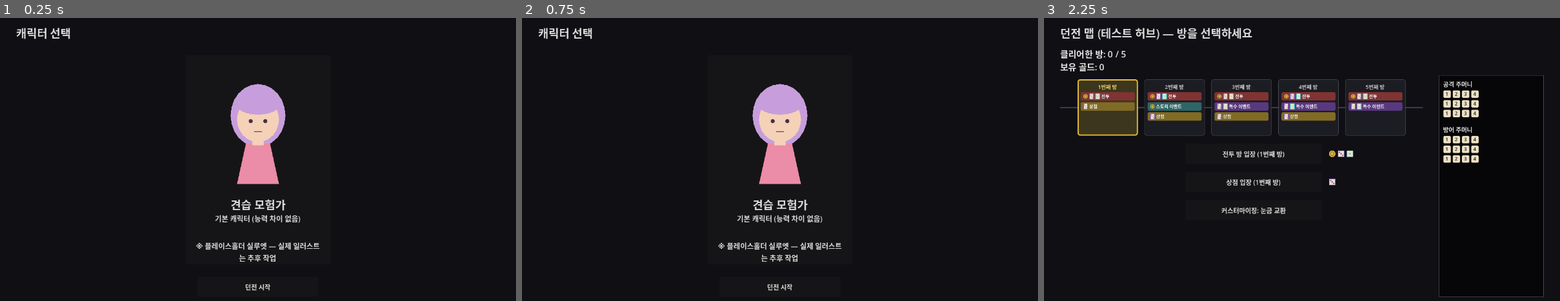
Above: before the commit, frames 1-3 (left to right).
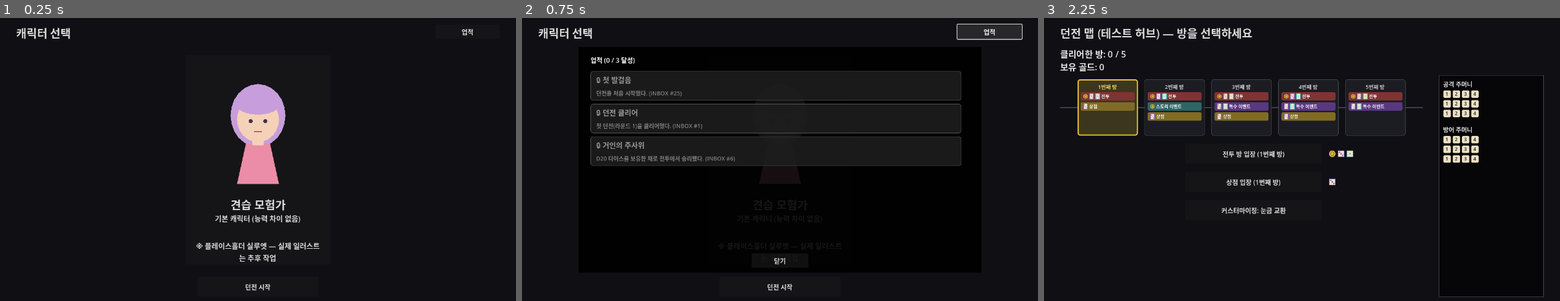
Above: after the commit, the same moments.

Repository: YGseok/ProjectD
Game: Godot game, scene res://code/scenes/character_select.tscn
Same seed, same stepped clock (60 frames per second), same inputs: the game is played once before the commit and once after it.
Inputs (mouse positions are in pixels of both pictures, inside the frame that each line leads up to):
- Up to frame 1 (0.25 s): no input
- Up to frame 2 (0.75 s): click (991, 32) at 0.5 s, where only the run after the commit has a clickable "업적"
- Up to frame 3 (2.25 s): click (1302, 261) at 1.25 s, where only the run after the commit has a clickable "닫기"; click "던전 시작" at 2 s

The runs differ from the first frame. In frame 1, less than 0.1% of the frame differs, in the area x 89-92%, y 3-7%; in frame 2, 6.3%, in the area x 13-97%, y 2-88%; in frame 3, nothing differs.

Commit message:
feat: 업적 시스템 골격 추가 (저장/추적/UI) + 업적 3종 시범 등록
INBOX.md [대형 기획 3] "업적 시스템 추가"에 대해, 세션 지침("30종처럼 목록이
긴 항목은 시스템 먼저 만들고 몇 개씩 나눠서 추가")을 따라 시스템 골격만 착수.

- AchievementManager(Autoload): user://achievements.json에 해금 상태를 영구
  저장(RunState.reset_run()과 무관하게 유지). unlock/is_unlocked/
  get_all_for_display API 제공.
- AchievementPanel: 잠금/해금 카드 목록을 보여주는 view-only 오버레이
  (deck_panel.gd/customize_panel.gd와 같은 스크립트-only Control 패턴).
  character_select.tscn에 "업적" 버튼으로 연결.
- 서로 다른 3개의 후킹 지점(캐릭터 선택 버튼 / 던전 클리어 판정 / 전투 승리
  판정)을 검증하기 위해 업적 3종만 등록: 첫 발걸음(#25), 던전 클리어(#1),
  거인의 주사위=D20 보유 승리(#6).
- dice_test.gd에 신규 회귀 검증 7종 추가 (85개 항목 전체 PASS).

나머지 27종 업적과 [대형 기획 1](캐릭터 4종)/[대형 기획 2](보스+3라운드)는
STATUS.md 다음 할 일 큐 13/14/15번에 착수 조각을 나눠서 남김.

Co-Authored-By: Claude Sonnet 5 <noreply@anthropic.com>

Diff:
--- /dev/null
+++ b/code/scenes/achievement_panel.gd
@@ -0,0 +1,126 @@
+class_name AchievementPanel
+extends Control
+## 업적 목록을 보여주는 오버레이 (INBOX.md 2026-09-09 "[대형 기획 3] 업적 시스템").
+##
+## AchievementManager(Autoload)가 들고 있는 정의/해금 상태를 그대로 읽어 보여주기만
+## 하는 view-only 패널 — customize_panel.gd/deck_panel.gd와 같은 "스크립트 하나로
+## 완결된 Control, 별도 .tscn 불필요" 패턴을 따른다. 아무 씬에나 Control 노드를 만들고
+## 이 스크립트만 붙이면 동작한다.
+
+signal closed
+
+var _ui: Array[Node] = []
+
+
+func _ready() -> void:
+	visible = false
+	set_anchors_preset(Control.PRESET_FULL_RECT)
+	mouse_filter = Control.MOUSE_FILTER_STOP
+
+
+func open() -> void:
+	visible = true
+	_rebuild()
+
+
+func close() -> void:
+	_clear_ui()
+	visible = false
+	closed.emit()
+
+
+func _clear_ui() -> void:
+	for node in _ui:
+		node.queue_free()
+	_ui.clear()
+
+
+func _rebuild() -> void:
+	_clear_ui()
+
+	var bg := ColorRect.new()
+	bg.color = Color(0, 0, 0, 0.9)
+	bg.position = Vector2(140, 80)
+	bg.size = Vector2(1000, 560)
+	add_child(bg)
+	_ui.append(bg)
+
+	var entries := AchievementManager.get_all_for_display()
+	var unlocked_count := 0
+	for e in entries:
+		if e.unlocked:
+			unlocked_count += 1
+
+	var title := Label.new()
+	title.text = "업적 (%d / %d 달성)" % [unlocked_count, entries.size()]
+	title.position = Vector2(170, 100)
+	title.size = Vector2(940, 30)
+	add_child(title)
+	_ui.append(title)
+
+	var scroll := ScrollContainer.new()
+	scroll.position = Vector2(170, 140)
+	scroll.size = Vector2(940, 440)
+	add_child(scroll)
+	_ui.append(scroll)
+
+	var list := VBoxContainer.new()
+	list.custom_minimum_size = Vector2(920, 0)
+	list.add_theme_constant_override("separation", 8)
+	scroll.add_child(list)
+
+	for e in entries:
+		list.add_child(_make_row(e))
+
+	var close_button := Button.new()
+	close_button.text = "닫기"
+	close_button.position = Vector2(570, 592)
+	close_button.size = Vector2(140, 36)
+	close_button.pressed.connect(close)
+	add_child(close_button)
+	_ui.append(close_button)
+
+
+func _make_row(entry: Dictionary) -> Control:
+	var row := PanelContainer.new()
+	row.custom_minimum_size = Vector2(920, 60)
+
+	var style := StyleBoxFlat.new()
+	style.content_margin_left = 14
+	style.content_margin_top = 8
+	style.content_margin_right = 14
+	style.content_margin_bottom = 8
+	style.set_corner_radius_all(6)
+	if entry.unlocked:
+		style.bg_color = Color(0.25, 0.2, 0.05, 0.85)
+		style.border_width_left = 2
+		style.border_width_top = 2
+		style.border_width_right = 2
+		style.border_width_bottom = 2
+		style.border_color = Color(0.85, 0.68, 0.25)
+	else:
+		style.bg_color = Color(0.12, 0.12, 0.12, 0.85)
+		style.border_width_left = 1
+		style.border_width_top = 1
+		style.border_width_right = 1
+		style.border_width_bottom = 1
+		style.border_color = Color(0.35, 0.35, 0.35)
+	row.add_theme_stylebox_override("panel", style)
+
+	var vbox := VBoxContainer.new()
+	vbox.add_theme_constant_override("separation", 2)
+	row.add_child(vbox)
+
+	var title := Label.new()
+	title.text = ("★ " if entry.unlocked else "🔒 ") + entry.title
+	title.add_theme_font_size_override("font_size", 18)
+	title.add_theme_color_override("font_color", Color(0.95, 0.85, 0.5) if entry.unlocked else Color(0.6, 0.6, 0.6))
+	vbox.add_child(title)
+
+	var desc := Label.new()
+	desc.text = entry.desc
+	desc.add_theme_font_size_override("font_size", 14)
+	desc.add_theme_color_override("font_color", Color(0.8, 0.8, 0.8) if entry.unlocked else Color(0.5, 0.5, 0.5))
+	vbox.add_child(desc)
+
+	return row
--- a/code/scenes/character_select.gd
+++ b/code/scenes/character_select.gd
@@ -12,17 +12,38 @@
 ## RunState.reset_run()으로 새 런 시작 -> dungeon_map.tscn.
 
 @onready var start_button: Button = $StartButton
+@onready var achievement_button: Button = $AchievementButton
+@onready var achievement_panel: AchievementPanel = $AchievementPanel
 
 
 func _ready() -> void:
 	start_button.pressed.connect(_on_start_pressed)
+	achievement_button.pressed.connect(_on_achievement_pressed)
 
 
 func _on_start_pressed() -> void:
+	# INBOX.md [대형 기획 3] 업적 #25 "첫 런 시작" — 던전 시작 버튼을 누른 시점이
+	# 가장 확실한 트리거 지점(캐릭터가 몇 종으로 늘어나도 항상 이 버튼을 거쳐감).
+	AchievementManager.unlock("first_run_start")
 	RunState.reset_run()
 	get_tree().change_scene_to_file("res://code/scenes/dungeon_map.tscn")
+
+
+func _on_achievement_pressed() -> void:
+	if achievement_panel.visible:
+		achievement_panel.close()
+	else:
+		achievement_panel.open()
 
 
 ## QA 전용: 클릭을 흉내낼 수 없는 자동 스크린샷에서 버튼 동작을 검증하기 위한 래퍼.
 func _debug_start_run() -> void:
 	_on_start_pressed()
+
+
+## QA 전용: 이전 QA 실행에서 남은 해금 상태가 섞이지 않도록 초기화한 뒤, 업적 하나를
+## 미리 해금해 "잠김/해금" 두 상태가 동시에 보이는 화면을 스크린샷으로 검증한다.
+func _debug_show_achievements() -> void:
+	AchievementManager._debug_reset_for_qa()
+	AchievementManager.unlock("first_run_start")
+	achievement_panel.open()
--- a/code/scenes/character_select.tscn
+++ b/code/scenes/character_select.tscn
@@ -1,7 +1,8 @@
-[gd_scene load_steps=5 format=3 uid="uid://qa_character_select"]
+[gd_scene load_steps=6 format=3 uid="uid://qa_character_select"]
 
 [ext_resource type="Script" path="res://code/scenes/character_select.gd" id="1_script"]
 [ext_resource type="Script" path="res://code/scenes/character_portrait_placeholder.gd" id="2_portrait"]
+[ext_resource type="Script" path="res://code/scenes/achievement_panel.gd" id="3_achievements"]
 
 [sub_resource type="LabelSettings" id="LabelSettings_title"]
 font_size = 28
@@ -72,3 +73,13 @@
 offset_right = 790.0
 offset_bottom = 700.0
 text = "던전 시작"
+
+[node name="AchievementButton" type="Button" parent="."]
+offset_left = 1080.0
+offset_top = 24.0
+offset_right = 1240.0
+offset_bottom = 60.0
+text = "업적"
+
+[node name="AchievementPanel" type="Control" parent="."]
+script = ExtResource("3_achievements")
--- a/code/scenes/combat_test.gd
+++ b/code/scenes/combat_test.gd
@@ -368,6 +368,12 @@
 		battle_over = true
 		player_won = true
 		turn_label.text = "승리! (몬스터 처치)"
+		# INBOX.md [대형 기획 3] 업적 #6 "D20 다이스를 보유한 채로 전투 승리". D20 다이스는
+		# faces 배열 크기가 20인 다이스로 판별한다(표준 다이스는 add_die(sides)로 만들어져
+		# faces.size() == sides가 항상 성립 — force_fixed_value() 등으로 면 값이 바뀌어도
+		# 면 "개수" 자체는 그대로임).
+		if _bag_has_d20(RunState.player_attack_bag) or _bag_has_d20(RunState.player_defense_bag):
+			AchievementManager.unlock("win_with_d20")
 		var gold_gain := GOLD_REWARD_BASE + RunState.rooms_cleared * GOLD_REWARD_PER_ROOM
 		RunState.gold += gold_gain
 		_append_log("골드 획득: +%d (보유 %d)" % [gold_gain, RunState.gold])
@@ -548,6 +554,15 @@
 	while _log_lines.size() > MAX_LOG_LINES:
 		_log_lines.pop_front()
 	log_label.text = "\n".join(_log_lines)
+
+
+## AchievementManager 업적 "win_with_d20" 판정용. bag 안에 면 20개짜리 다이스가
+## 하나라도 있으면 true.
+func _bag_has_d20(bag: DiceBag) -> bool:
+	for faces in bag.dice:
+		if faces.size() == 20:
+			return true
+	return false
 
 
 ## event.gd의 _on_pick_pressed/_apply_pick(이터레이션 46)와 같은 이유로 이중 실행
--- a/code/scenes/dice_test.gd
+++ b/code/scenes/dice_test.gd
@@ -119,6 +119,10 @@
 	lines.append("")
 	lines.append("[전투 승리 보상 이중 적용 방지 검증: combat_test.gd _apply_reward_choice]")
 	all_pass = _check_combat_double_reward_guard(lines) and all_pass
+
+	lines.append("")
+	lines.append("[업적 시스템 검증: achievement_manager.gd AchievementManager / combat_test.gd _bag_has_d20]")
+	all_pass = _check_achievement_manager(lines) and all_pass
 
 	lines.append("")
 	lines.append("결과: %s" % ("PASS" if all_pass else "FAIL"))
@@ -1140,6 +1144,81 @@
 	return ok
 
 
+## achievement_manager.gd(AchievementManager Autoload)의 저장/해금/조회 API와
+## combat_test.gd의 _bag_has_d20(win_with_d20 업적 판정용 헬퍼)를 검증한다.
+## _debug_reset_for_qa()로 시작/끝에 저장 파일을 초기화해 이 테스트가 실제 플레이
+## 상태나 다른 QA 실행 결과와 섞이지 않게 한다.
+func _check_achievement_manager(lines: PackedStringArray) -> bool:
+	var ok := true
+
+	AchievementManager._debug_reset_for_qa()
+
+	var unknown_result: bool = AchievementManager.unlock("no_such_id")
+	var unknown_ok := not unknown_result
+	ok = unknown_ok and ok
+	lines.append("  정의되지 않은 id 해금 시도: result=%s (기대 false) -> %s" % [
+		unknown_result, "OK" if unknown_ok else "FAIL"
+	])
+
+	var before_unlock: bool = AchievementManager.is_unlocked("first_run_start")
+	var before_ok := not before_unlock
+	ok = before_ok and ok
+	lines.append("  초기화 직후 is_unlocked(first_run_start): %s (기대 false) -> %s" % [
+		before_unlock, "OK" if before_ok else "FAIL"
+	])
+
+	var first_unlock: bool = AchievementManager.unlock("first_run_start")
+	var first_ok := first_unlock and AchievementManager.is_unlocked("first_run_start")
+	ok = first_ok and ok
+	lines.append("  최초 해금: unlock()=%s is_unlocked()=%s (기대 true, true) -> %s" % [
+		first_unlock, AchievementManager.is_unlocked("first_run_start"), "OK" if first_ok else "FAIL"
+	])
+
+	var second_unlock: bool = AchievementManager.unlock("first_run_start")
+	var idempotent_ok := not second_unlock
+	ok = idempotent_ok and ok
+	lines.append("  같은 id 재해금 시도(멱등성): result=%s (기대 false, 중복 저장 방지) -> %s" % [
+		second_unlock, "OK" if idempotent_ok else "FAIL"
+	])
+
+	var display: Array = AchievementManager.get_all_for_display()
+	var display_ok := display.size() == AchievementManager.DEFINITIONS.size()
+	for e in display:
+		if e.id == "first_run_start":
+			display_ok = display_ok and e.unlocked
+		else:
+			display_ok = display_ok and not e.unlocked
+	ok = display_ok and ok
+	lines.append("  get_all_for_display(): 항목 %d개, first_run_start만 unlocked=true -> %s" % [
+		display.size(), "OK" if display_ok else "FAIL"
+	])
+
+	AchievementManager._debug_reset_for_qa()
+
+	var combat_script := load("res://code/scenes/combat_test.gd")
+	var combat = combat_script.new()
+
+	var bag_with_d20 := DiceBag.new(4, 3)
+	bag_with_d20.add_die(20)
+	var has_d20: bool = combat._bag_has_d20(bag_with_d20)
+	var has_d20_ok := has_d20
+	ok = has_d20_ok and ok
+	lines.append("  _bag_has_d20(D4x3 + D20 1개): %s (기대 true) -> %s" % [
+		has_d20, "OK" if has_d20_ok else "FAIL"
+	])
+
+	var bag_without_d20 := DiceBag.new(4, 3)
+	var no_d20: bool = combat._bag_has_d20(bag_without_d20)
+	var no_d20_ok := not no_d20
+	ok = no_d20_ok and ok
+	lines.append("  _bag_has_d20(D4x3만): %s (기대 false) -> %s" % [
+		no_d20, "OK" if no_d20_ok else "FAIL"
+	])
+
+	combat.free()
+	return ok
+
+
 ## customize_panel.gd의 _on_face_chosen(bag, die_index, face_index, pip_index)는
 ## _show_face_picker()가 만든 면 버튼의 pressed 핸들러다. _clear_ui()가 쓰는
 ## queue_free()는 그 프레임이 끝나야 실제로 노드를 지우므로, 같은 버튼이 더블클릭 등
--- a/code/scenes/dungeon_map.gd
+++ b/code/scenes/dungeon_map.gd
@@ -162,6 +162,10 @@
 func _update_labels() -> void:
 	gold_label.text = "보유 골드: %d" % RunState.gold
 	if RunState.is_run_complete():
+		# INBOX.md [대형 기획 3] 업적 #1 "라운드 1(첫 던전) 클리어". _update_labels()가
+		# 매번 다시 그릴 때마다 불려도 unlock()이 멱등(이미 해금됐으면 아무 일도 안 함)
+		# 이라 안전하다.
+		AchievementManager.unlock("round1_clear")
 		rooms_cleared_label.text = "던전 클리어! (%d / %d 방 격파)" % [RunState.rooms_cleared, RunState.TOTAL_ROOMS]
 		enter_combat_button.text = "새 런 시작"
 		enter_shop_button.hide()
--- /dev/null
+++ b/code/systems/achievement_manager.gd
@@ -0,0 +1,107 @@
+extends Node
+## 업적 시스템 골격 (INBOX.md 2026-09-09 "[대형 기획 3] 업적 시스템 추가").
+##
+## 사용자가 30종 업적 아이디어를 한 번에 제안했지만, 최상위 세션 지침("업적 30종처럼
+## 목록이 긴 항목은 시스템(저장/추적/UI) 먼저 만들고 업적 몇 개씩 나눠서 추가")에 따라
+## 이번 이터레이션은 골격만 완성한다: 영구 저장(런/씬 전환과 무관하게 유지), 해금 판정
+## API, 목록 조회 API. RunState는 새 런을 시작하면 reset_run()으로 초기화되지만, 업적은
+## "게임을 껐다 켜도, 런을 몇 번을 다시 시작해도 유지"돼야 하므로 RunState가 아니라
+## 별도 Autoload + user://achievements.json 저장을 쓴다.
+##
+## 이번에 실제로 등록한 업적은 서로 다른 3개의 후킹 지점(캐릭터 선택 화면 버튼 / 던전
+## 맵의 런 완료 판정 / 전투 승리 판정)을 검증하기 위해 고른 3종뿐이다 (INBOX 제안 번호
+## #25, #1, #6). 나머지 27종은 docs/STATUS.md 다음 할 일 큐에 남겨 다음 이터레이션들이
+## 이어서 채운다 — 이 파일의 DEFINITIONS에 항목을 추가하고, 해당 조건이 되는 지점에서
+## AchievementManager.unlock(id)만 호출하면 저장/UI 표시는 자동으로 따라온다.
+
+const SAVE_PATH := "user://achievements.json"
+
+## id -> {title, desc}. desc 끝의 "(INBOX #N)"은 INBOX.md가 제안했던 30종 목록의
+## 원래 번호 — 나중에 나머지를 추가할 때 어떤 게 남았는지 추적하기 위해 남겨둔다.
+const DEFINITIONS := {
+	"first_run_start": {
+		"title": "첫 발걸음",
+		"desc": "던전을 처음 시작했다. (INBOX #25)",
+	},
+	"round1_clear": {
+		"title": "던전 클리어",
+		"desc": "첫 던전(라운드 1)을 클리어했다. (INBOX #1)",
+	},
+	"win_with_d20": {
+		"title": "거인의 주사위",
+		"desc": "D20 다이스를 보유한 채로 전투에서 승리했다. (INBOX #6)",
+	},
+}
+
+## id -> 해금 시각(unix time, int). Dictionary 순서가 삽입 순서를 유지하므로 저장/로드
+## 왕복에도 문제 없다.
+var _unlocked: Dictionary = {}
+
+
+func _ready() -> void:
+	_load()
+
+
+func is_unlocked(id: String) -> bool:
+	return _unlocked.has(id)
+
+
+## 업적을 해금한다. 이미 해금돼 있으면 아무 일도 하지 않고 false를 반환(중복 저장/알림
+## 방지 — 같은 조건이 여러 번 참이 될 수 있는 호출부에서 매번 체크하지 않아도 되게 함).
+## 새로 해금된 경우에만 true를 반환한다.
+func unlock(id: String) -> bool:
+	if not DEFINITIONS.has(id):
+		push_warning("AchievementManager.unlock: 정의되지 않은 업적 id '%s'" % id)
+		return false
+	if _unlocked.has(id):
+		return false
+	_unlocked[id] = int(Time.get_unix_time_from_system())
+	_save()
+	return true
+
+
+## 정의 순서대로 [{id, title, desc, unlocked}] 목록을 반환한다 — UI가 그대로 순회해서
+## 그리면 된다.
+func get_all_for_display() -> Array:
+	var out: Array = []
+	for id in DEFINITIONS.keys():
+		var def: Dictionary = DEFINITIONS[id]
+		out.append({
+			"id": id,
+			"title": def.title,
+			"desc": def.desc,
+			"unlocked": is_unlocked(id),
+		})
+	return out
+
+
+func _load() -> void:
+	_unlocked = {}
+	if not FileAccess.file_exists(SAVE_PATH):
+		return
+	var f := FileAccess.open(SAVE_PATH, FileAccess.READ)
+	if f == null:
+		return
+	var text := f.get_as_text()
+	f.close()
+	var parsed = JSON.parse_string(text)
+	if parsed is Dictionary:
+		_unlocked = parsed
+
+
+func _save() -> void:
+	var f := FileAccess.open(SAVE_PATH, FileAccess.WRITE)
+	if f == null:
+		push_warning("AchievementManager: 저장 실패 (%s)" % SAVE_PATH)
+		return
+	f.store_string(JSON.stringify(_unlocked))
+	f.close()
+
+
+## QA 전용: 저장 파일과 메모리 상태를 초기화해 스크린샷을 결정적으로 만든다(이전 QA
+## 실행에서 남은 해금 상태가 다음 실행에 섞이지 않도록). 실제 플레이 코드 경로에서는
+## 호출되지 않는다.
+func _debug_reset_for_qa() -> void:
+	_unlocked = {}
+	if FileAccess.file_exists(SAVE_PATH):
+		DirAccess.remove_absolute(ProjectSettings.globalize_path(SAVE_PATH))
--- a/project.godot
+++ b/project.godot
@@ -13,6 +13,7 @@
 
 VisualQA="*res://code/qa/visual_qa.gd"
 RunState="*res://code/systems/run_state.gd"
+AchievementManager="*res://code/systems/achievement_manager.gd"
 
 [display]
 
Not shown, added: code/scenes/achievement_panel.gd.uid
Not shown, added: code/systems/achievement_manager.gd.uid
Not shown, changed: docs/STATUS.md
Not shown, changed: docs/STATUS_ARCHIVE.md
Not shown, changed: docs/feedback/INBOX.md
